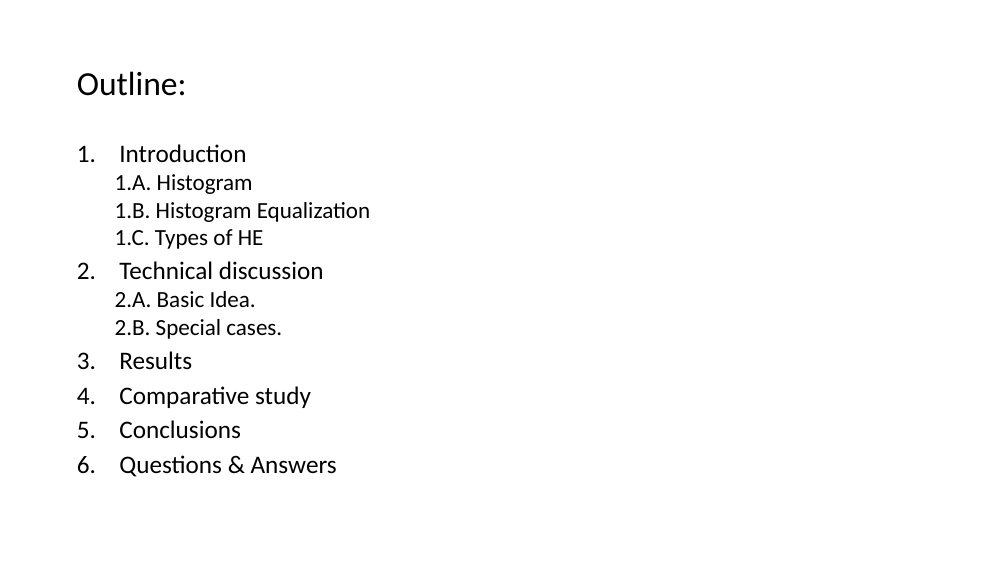
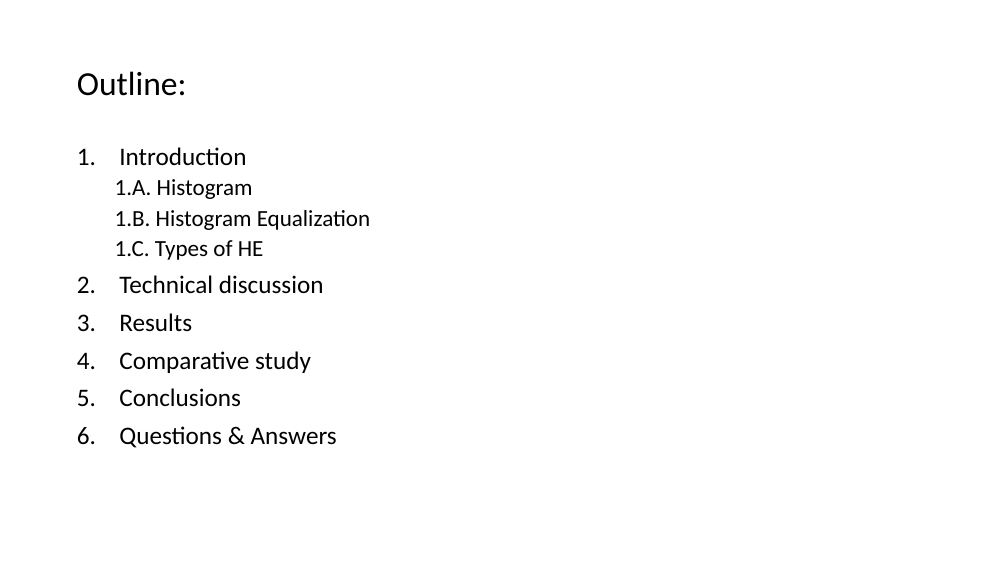
Before and after one commit to lohith921/DIP, a slide deck: slide 2 of Project/Presentation.pptx. Drawn at 1008x567 pixels with LibreOffice and Linux fonts; fonts in the diff are those of the drawing. Boxes give left, top, right and bottom in pixels: in the first picture for what was removed or moved away, otherwise in the second. Text is boxed around its words. In the diff, an @@ line names an element or a change of style, - is before the commit and + after.

Commit message:
Technical discussion has been updated

```diff
--- a/Project/Presentation.pptx
+++ b/Project/Presentation.pptx
@@ text "Introduction" at [115, 147, 370, 448]: line spacing 0.8 to 0.9 @@
@@ text at [115, 291, 282, 339]: paragraphs removed @@
-  2.A. Basic Idea.
-  2.B. Special cases.
```
Also in this commit, not shown: 2 other slides changed, 4 slides added, 1 slide removed.
